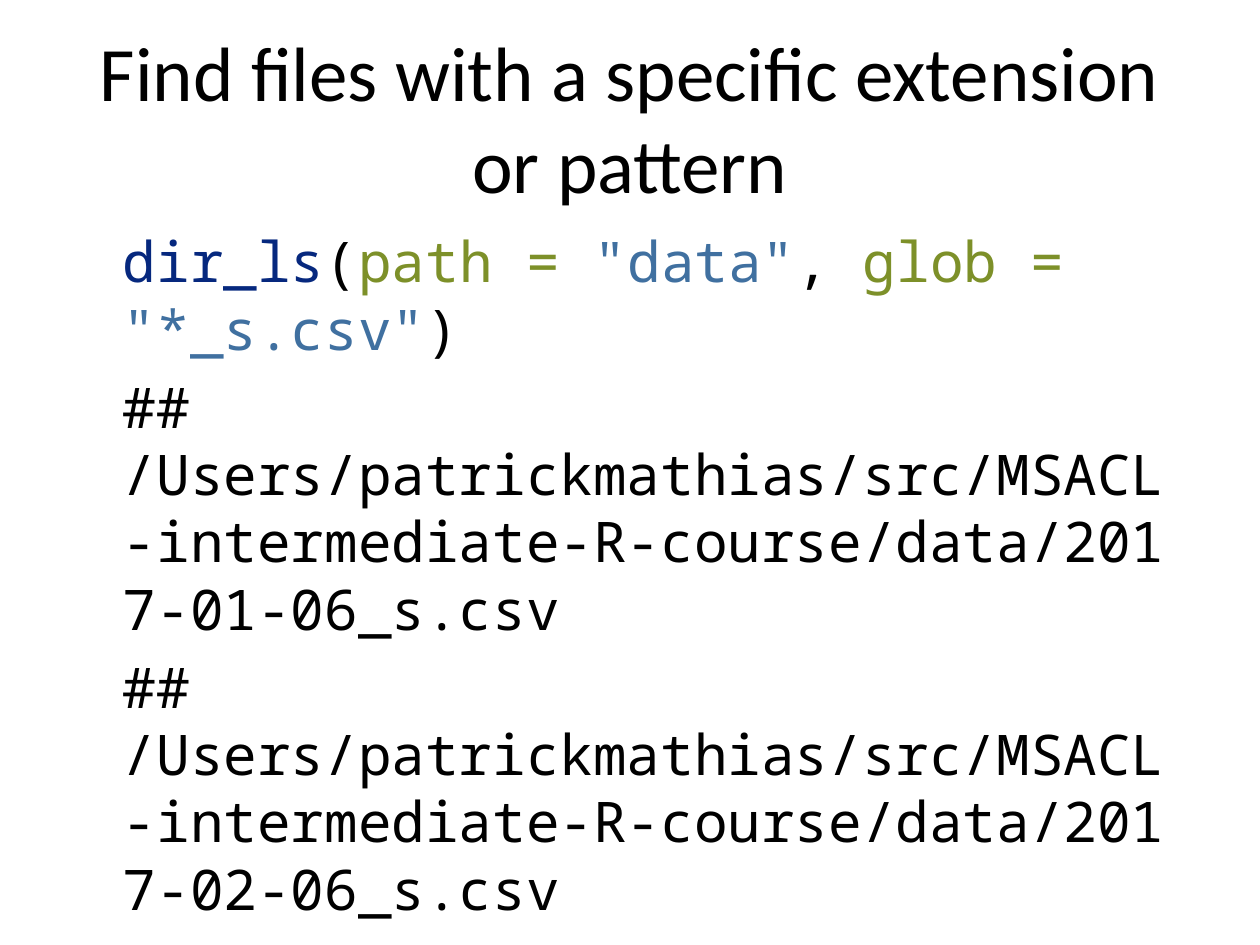
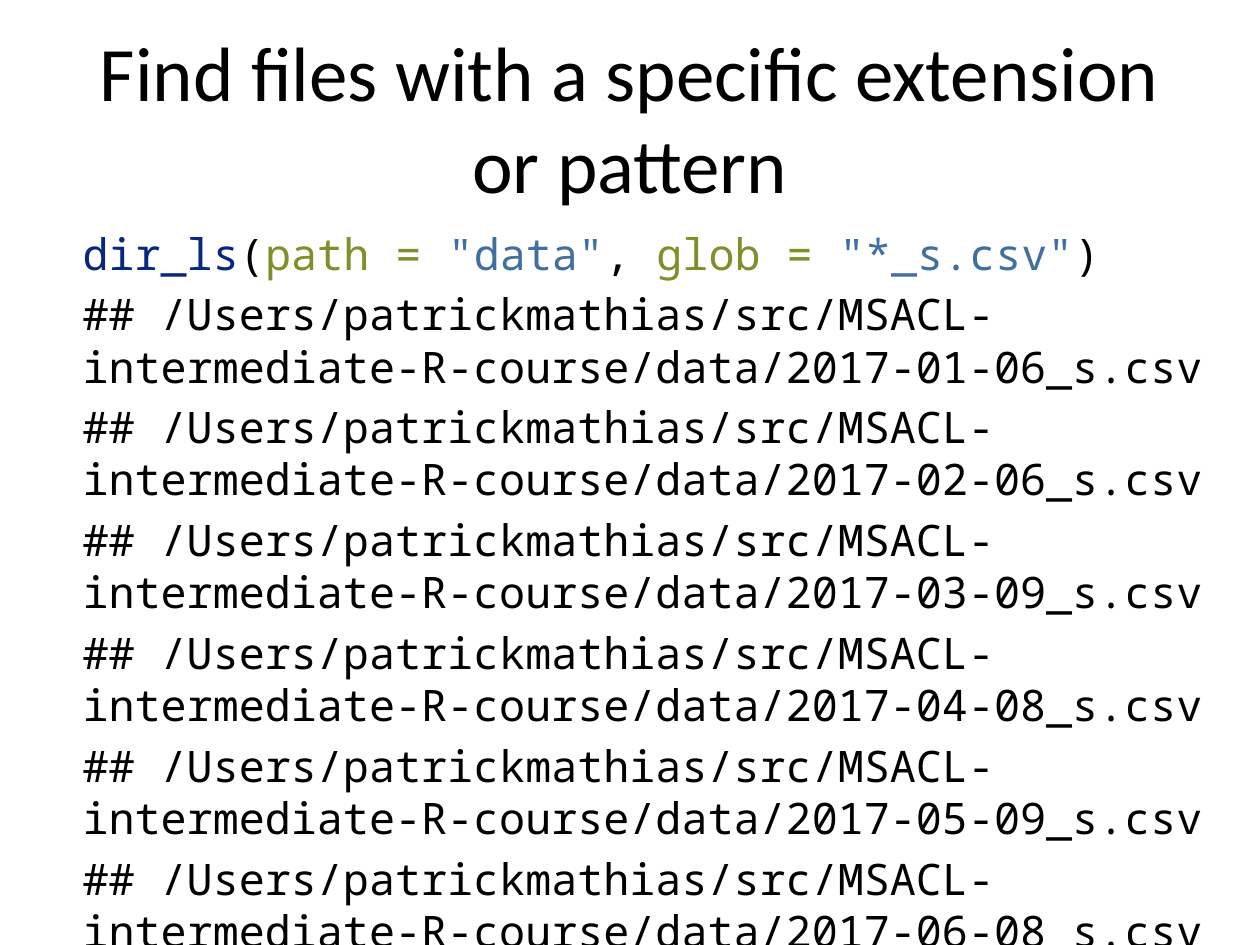
Before and after one commit to pcmathias/MSACL-intermediate-R-course, a slide deck: slide 14 of slides/01---Reproducible-Research.pptx. Drawn at 1260x945 pixels with LibreOffice and Linux fonts; fonts in the diff are those of the drawing. Boxes give left, top, right and bottom in pixels: in the first picture for what was removed or moved away, otherwise in the second. Text is boxed around its words. In the diff, an @@ line names an element or a change of style, - is before the commit and + after.

```diff
--- a/slides/01---Reproducible-Research.pptx
+++ b/slides/01---Reproducible-Research.pptx
@@ text "dir_ls(path = "data", glob = ...": place and size @@
-text "dir_ls(path = "data", glob = ..." at [123,239,1165,843]
+text "dir_ls(path = "data", glob = ..." at [83,237,1203,906]
@@ text "dir_ls(path = "data", glob = ..." at [83,237,1203,906]: size 32 to 24.8 pt; less space between paragraphs @@
```
Also in this commit, not shown: 5 other slides changed, 2 slides added, 2 slides removed, 1 other file.
